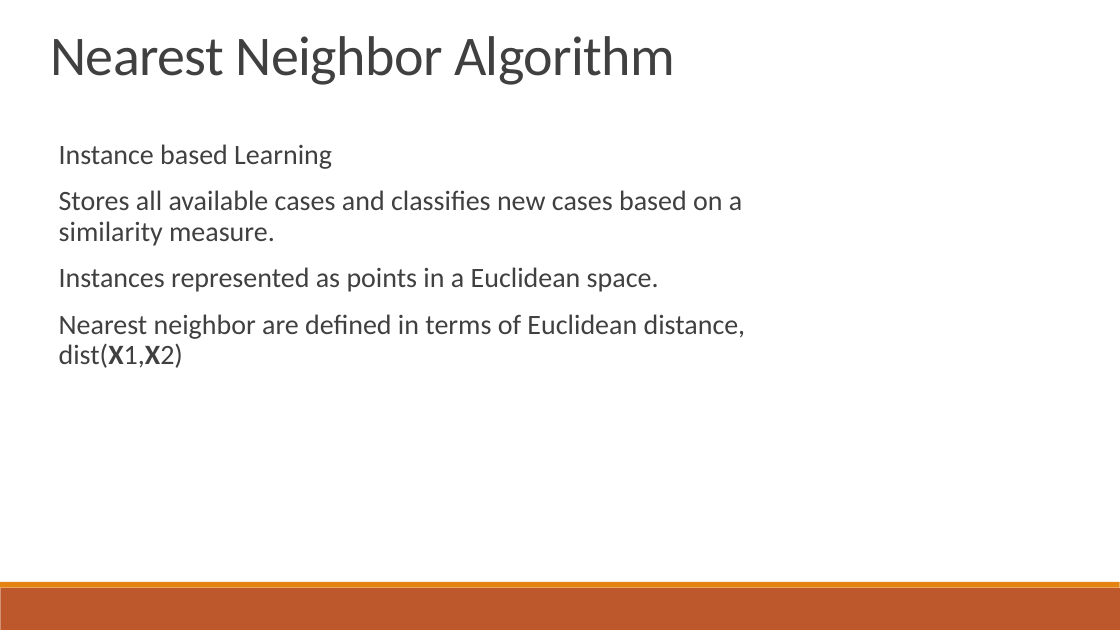
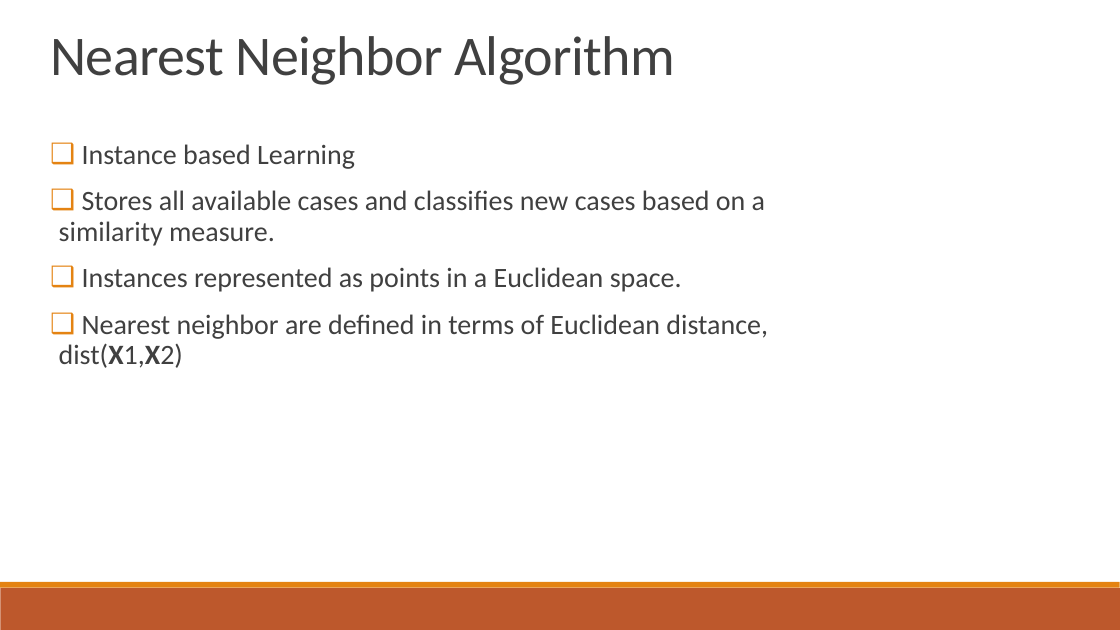
Before and after one commit to jalanreddy/GitHub, a slide deck: slide 7 of Presentation.pptx (slide 9 before the commit). Drawn at 1120x630 pixels with LibreOffice and Linux fonts; fonts in the diff are those of the drawing. Boxes give left, top, right and bottom in pixels: in the first picture for what was removed or moved away, otherwise in the second. Text is boxed around its words. In the diff, an @@ line names an element or a change of style, - is before the commit and + after.

```diff
--- a/Presentation.pptx
+++ b/Presentation.pptx
@@ text "Instance based Learning" at <box>59,144,768,368</box>: bullet   to ❑ @@
```
Also in this commit, not shown: 5 other slides changed, 32 slides added, 2 other files.
